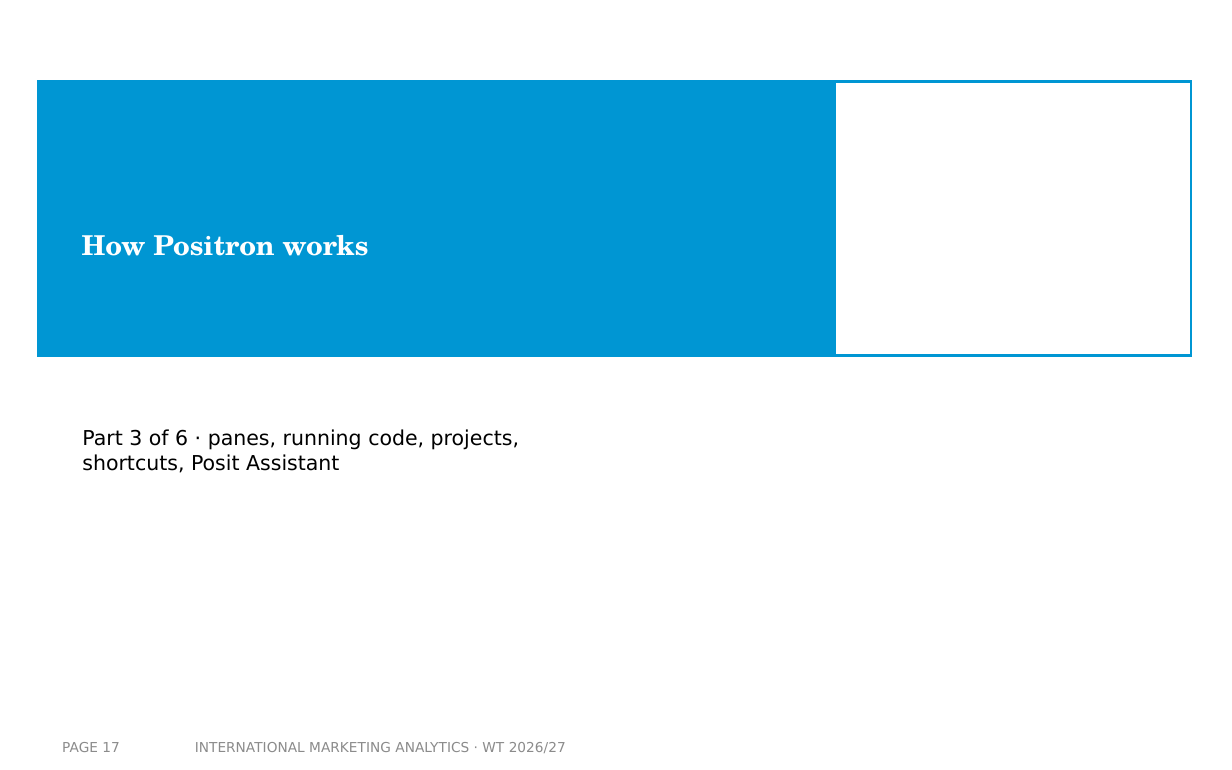
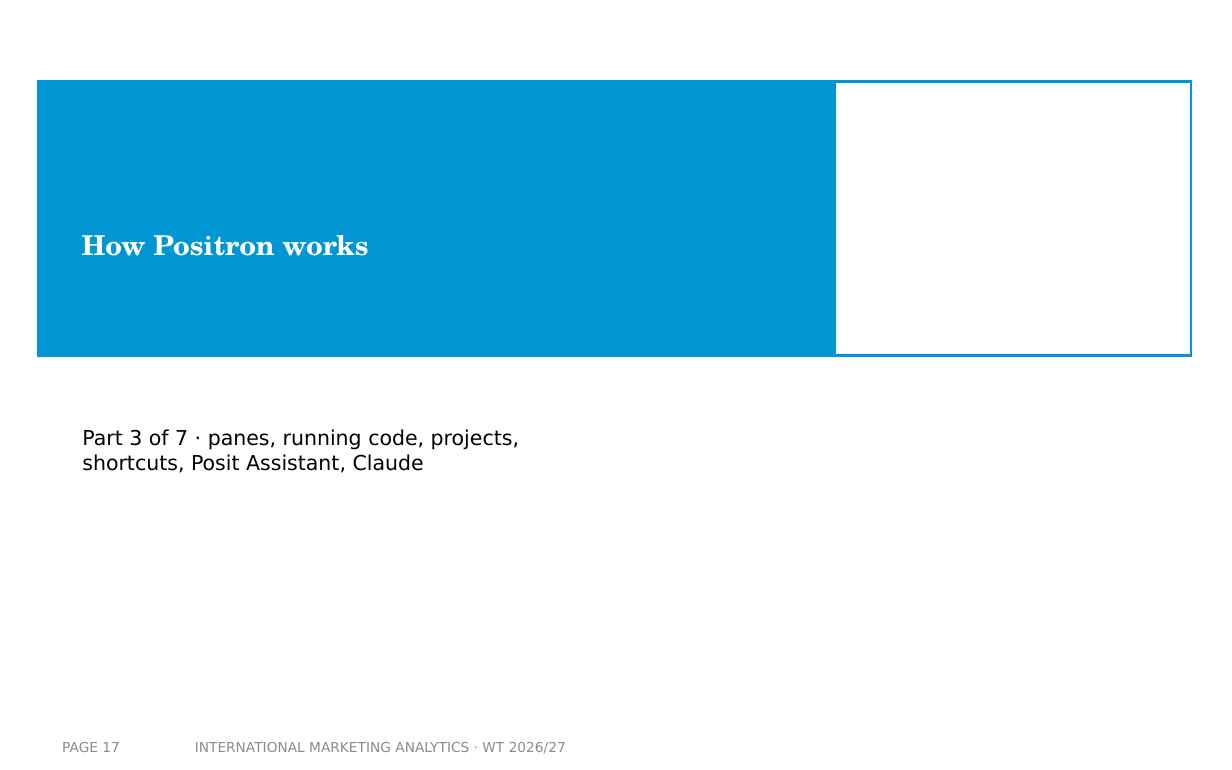
Before and after one commit to arnefloh-wu/International-Marketing-Analytics, a slide deck: slide 17 of slides/01a_setup-and-registration_WT26-27.pptx. Drawn at 1232x770 pixels with LibreOffice and Linux fonts; fonts in the diff are those of the drawing; background and template pictures are left out. Boxes give left, top, right and bottom in pixels: in the first picture for what was removed or moved away, otherwise in the second. Text is boxed around its words. In the diff, an @@ line names an element or a change of style, - is before the commit and + after.

```diff
--- a/slides/01a_setup-and-registration_WT26-27.pptx
+++ b/slides/01a_setup-and-registration_WT26-27.pptx
@@ text at (82, 429, 519, 473): text changed @@
-Part 3 of 6 · panes, running code, projects, shortcuts, Posit Assistant
+Part 3 of 7 · panes, running code, projects, shortcuts, Posit Assistant, Claude
```
Also in this commit, not shown: 6 other slides changed, 5 slides added, 4 other files.
